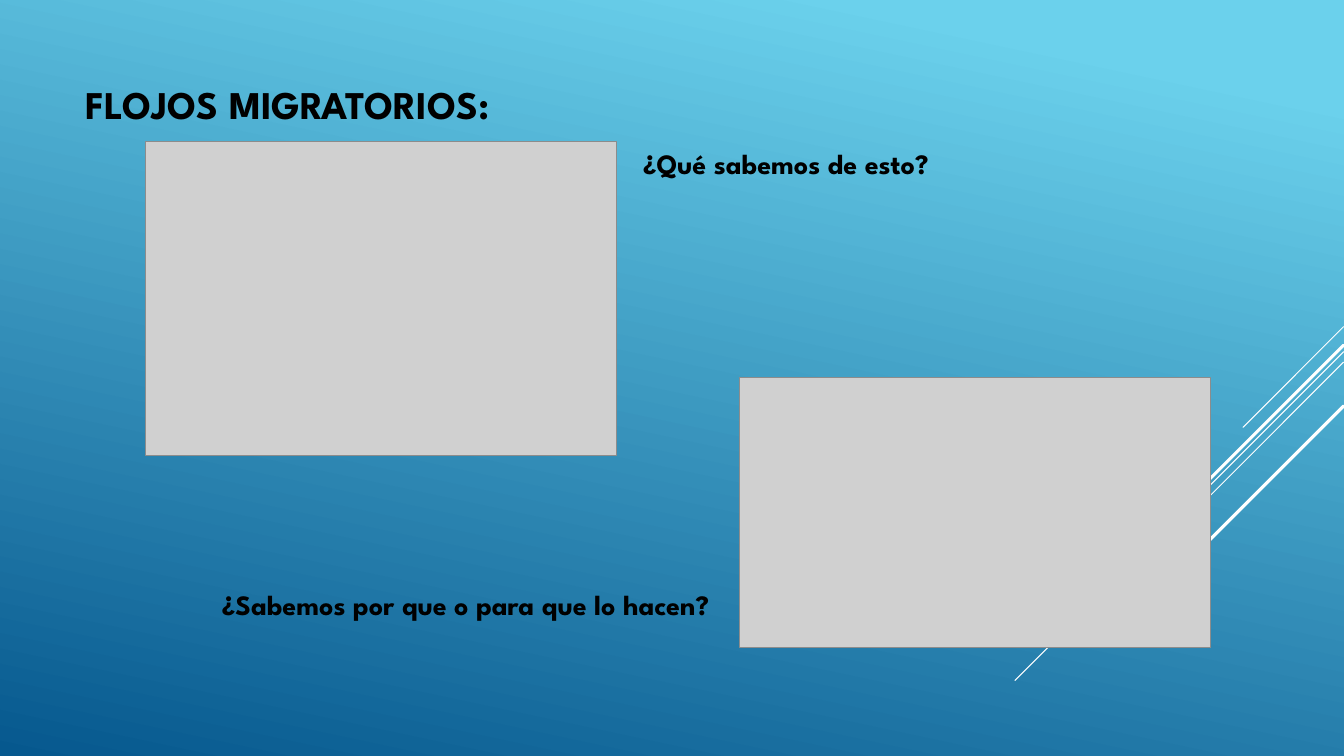
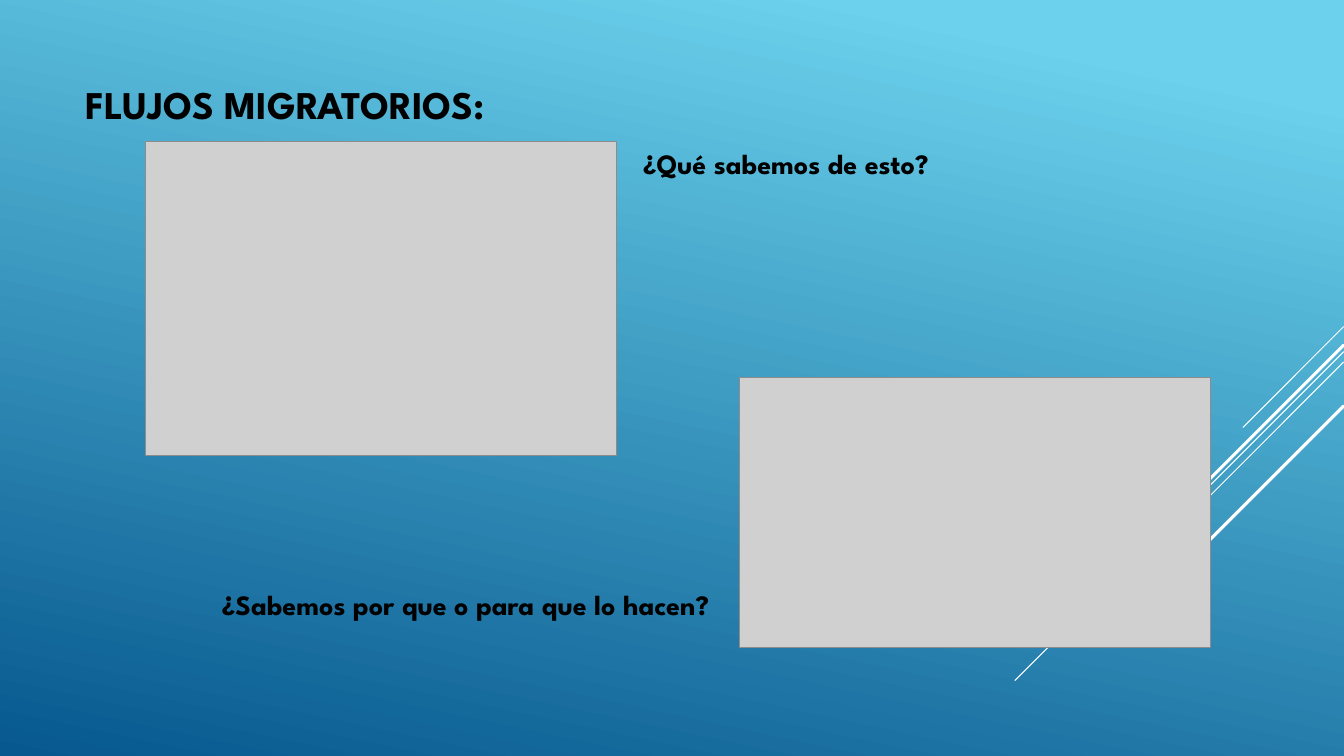
Before and after one commit to Proyecto-FinalMigraciones/Proyecto-Final, a slide deck: slide 3 of Proyecto Migraciones.pptx. Drawn at 1344x756 pixels with LibreOffice and Linux fonts; fonts in the diff are those of the drawing; grey boxes stand for pictures. Boxes give left, top, right and bottom in pixels: in the first picture for what was removed or moved away, otherwise in the second. Text is boxed around its words. In the diff, an @@ line names an element or a change of style, - is before the commit and + after.

Commit message:
Guardando cambios locales

```diff
--- a/Proyecto Migraciones.pptx
+++ b/Proyecto Migraciones.pptx
@@ text at box(86, 92, 485, 120): text changed @@
-FLOJOS MIGRATORIOS:
+FLUJOS MIGRATORIOS:
```
